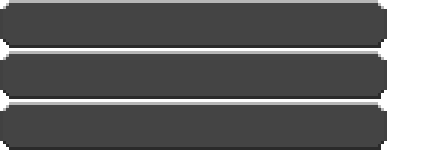
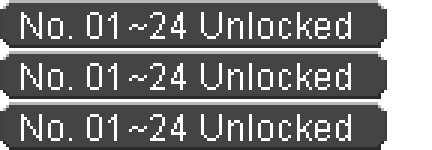
Revision of a layered 432×150 image; what changed, layer by layer:
added layer "No. 01~24 Unlocked" above "No. 01~24 Unlocked #1" over 21, 12, 351, 39
added layer "No. 01~24 Unlocked #1" above "No. 01~24 Unlocked #2" over 21, 63, 351, 90
added layer "No. 01~24 Unlocked #2" above "pmmlock25.png" over 21, 114, 351, 141
